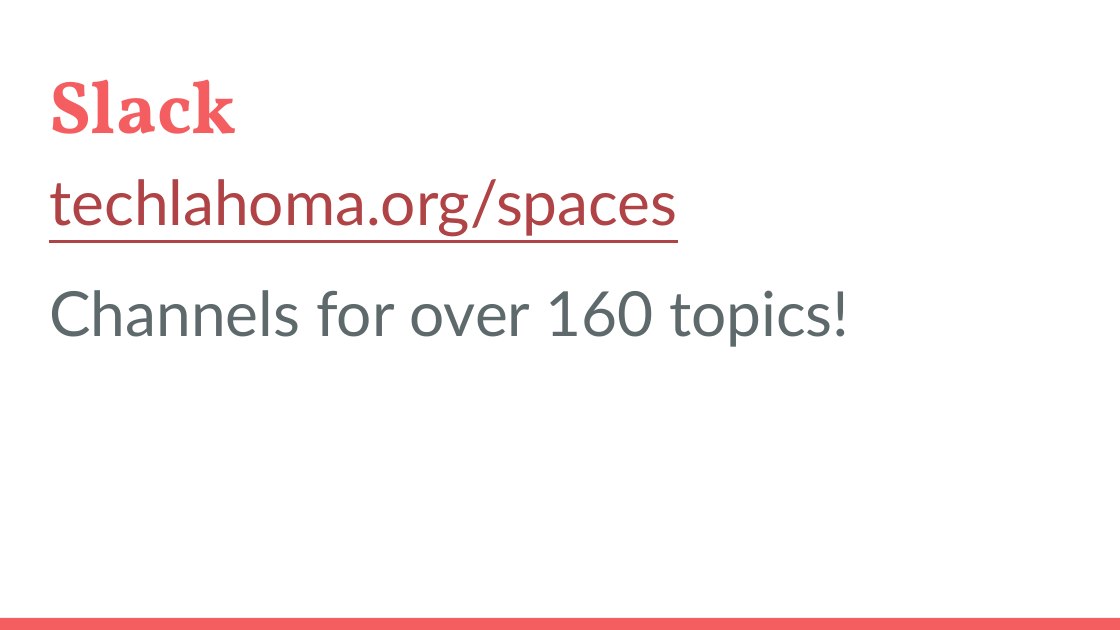
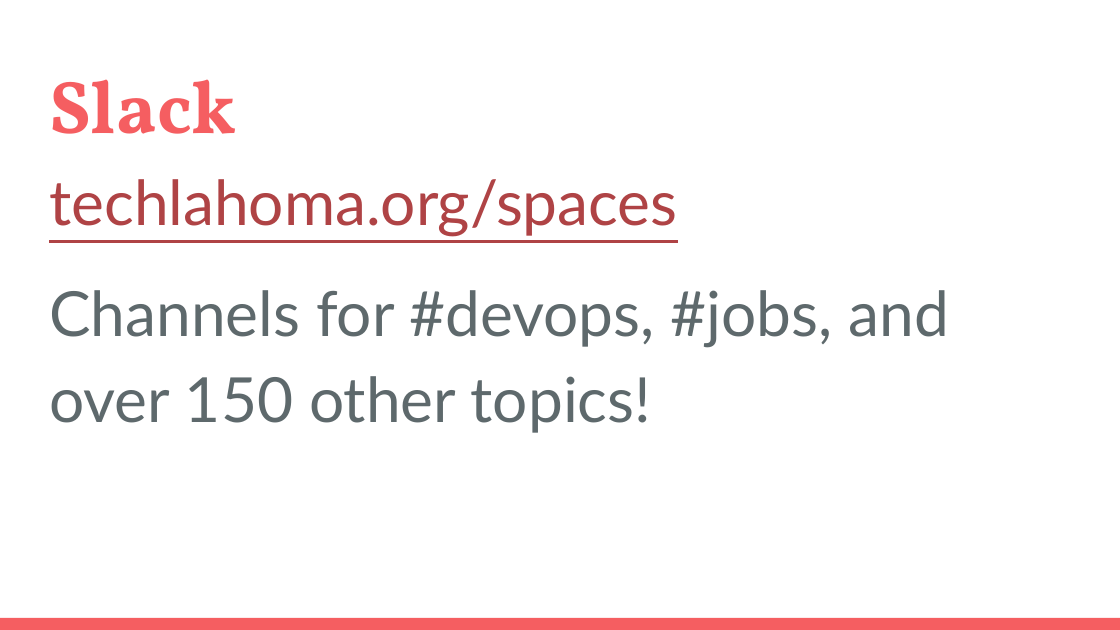
Before and after one commit to kacollins/slideshows, a slide deck: slide 8 of 2018-01-19.pptx. Drawn at 1120x630 pixels with LibreOffice and Linux fonts; fonts in the diff are those of the drawing. Boxes give left, top, right and bottom in pixels: in the first picture for what was removed or moved away, otherwise in the second. Text is boxed around its words. In the diff, an @@ line names an element or a change of style, - is before the commit and + after.

```diff
--- a/2018-01-19.pptx
+++ b/2018-01-19.pptx
@@ text at <box>49,290,949,433</box>: text changed @@
-Channels for over 160 topics!
+Channels for #devops, #jobs, and over 150 other topics!
```
Also in this commit, not shown: 1 other slide changed.
